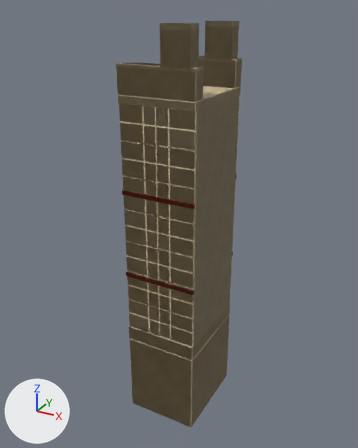
The glTF model app/assets/buildings/verona_gate_crossing_diagonal_link/verona_gate_crossing_diagonal_link.glb: old version first, new version second.
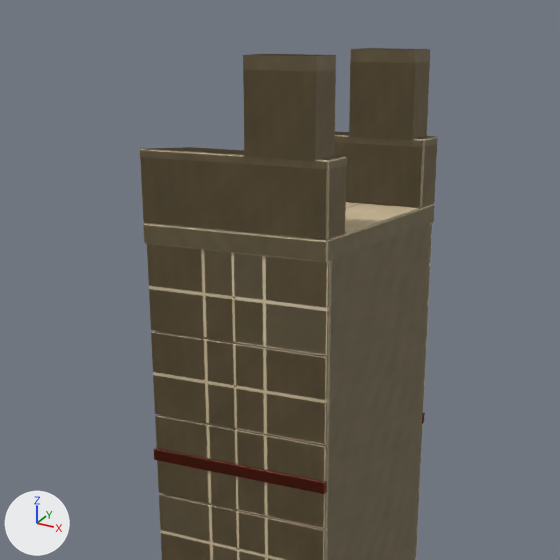
Each version appears first whole from a 50 mm lens placed at (12.02, -9.85, 8.1), pointed at (6.57, 0.06, 3.14), and next in a close-up on the part from 16% to 82% of the width and 0% to 53% of the height. The lights are fixed; the arrows at lower left show +X, +Y and +Z. The first two pictures are the older version. Where no turn or scale is listed for an object, it has been applied to the vertices. Vertices at exactly the same position are counted once.

The older version as bpy lines, for what is in view:
```python
ob_limestone_trim_001 = bpy.data.objects.new('Limestone_trim.001', me_walkway_limestone_trim_025)
ob_limestone_trim_001.location = (0.0, 0.0, 0.0)
ob_limestone_trim_002 = bpy.data.objects.new('Limestone_trim.002', me_walkway_limestone_trim_027)
ob_limestone_trim_002.location = (0.0, 0.0, 0.0)
ob_limestone_trim_003 = bpy.data.objects.new('Limestone_trim.003', me_walkway_limestone_trim_029)
ob_limestone_trim_003.location = (0.0, 0.0, 0.0)
ob_limewash_001 = bpy.data.objects.new('Limewash.001', me_wall_limewash_025)
ob_limewash_001.location = (0.0, 0.0, 0.0)
ob_travertine_001 = bpy.data.objects.new('Travertine.001', me_foundation_travertine_025)
ob_travertine_001.location = (0.0, 0.0, 0.0)
ob_travertine_002 = bpy.data.objects.new('Travertine.002', me_foundation_travertine_027)
ob_travertine_002.location = (0.0, 0.0, 0.0)
ob_travertine_003 = bpy.data.objects.new('Travertine.003', me_foundation_travertine_029)
ob_travertine_003.location = (0.0, 0.0, 0.0)
# also in view: 'Limewash.003' at (6.71, 0.0, 3.4); 'Limewash.002' at (6.69, 0.0, 3.4); 'Pompeian_red.003' at (6.68, 0.0, 3.16)
```
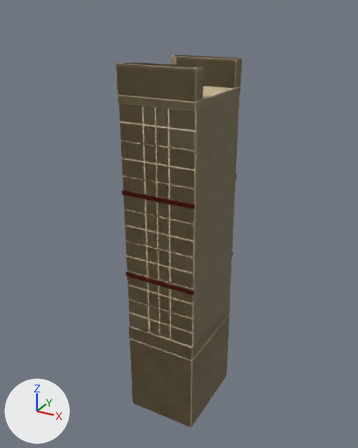
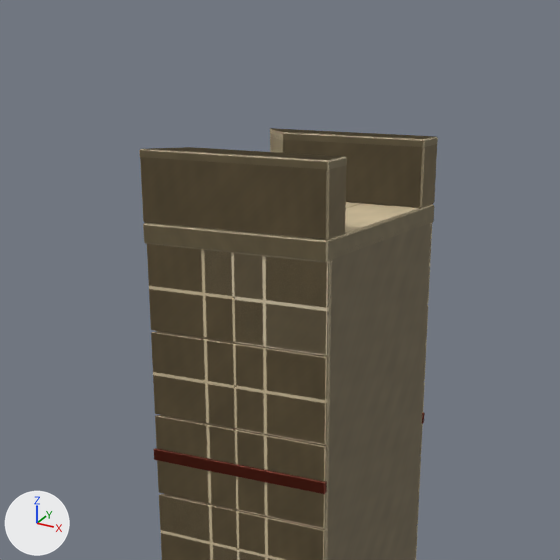
The change, as a list of edits to the scene's bpy script:
```text
Change me_walkway_limestone_trim_025:
    remove me_walkway_limestone_trim_025.from_pydata(...)  # 122 vertices, 228 faces; spans x 5.76..7.6, y -1.15..1.15, z 6.22..7.8
    add me_walkway_limestone_trim_025.from_pydata(...)  # 74 vertices, 140 faces; spans x 5.76..7.6, y -1.15..1.15, z 6.22..7.03
    me_walkway_limestone_trim_025 part 1: the loose piece of 24 vertices spanning x 6.82..7.48, y 0.81..1.15, z 7.69..7.8 is deleted
    me_walkway_limestone_trim_025 part 2: the loose piece of 24 vertices spanning x 6.82..7.48, y -1.15..-0.81, z 7.69..7.8 is deleted
Change me_foundation_travertine_025:
    remove me_foundation_travertine_025.from_pydata(...)  # 1882 vertices, 3460 faces; spans x 5.76..7.6, y -1.15..1.15, z -2.0..7.69
    add me_foundation_travertine_025.from_pydata(...)  # 1834 vertices, 3372 faces; spans x 5.76..7.6, y -1.15..1.15, z -2.0..6.98
    me_foundation_travertine_025 part 3: the loose piece of 24 vertices spanning x 6.82..7.48, y 0.81..1.15, z 6.98..7.69 is deleted
    me_foundation_travertine_025 part 4: the loose piece of 24 vertices spanning x 6.82..7.48, y -1.15..-0.81, z 6.98..7.69 is deleted
Change me_walkway_limestone_trim_027:
    remove me_walkway_limestone_trim_027.from_pydata(...)  # 90 vertices, 164 faces; spans x 5.76..7.6, y -1.15..1.15, z 6.22..7.8
    add me_walkway_limestone_trim_027.from_pydata(...)  # 74 vertices, 140 faces; spans x 5.76..7.6, y -1.15..1.15, z 6.22..7.03
    me_walkway_limestone_trim_027 part 5: the loose piece of 8 vertices spanning x 6.82..7.48, y 0.81..1.15, z 7.69..7.8 is deleted
    me_walkway_limestone_trim_027 part 6: the loose piece of 8 vertices spanning x 6.82..7.48, y -1.15..-0.81, z 7.69..7.8 is deleted
Change me_foundation_travertine_027:
    remove me_foundation_travertine_027.from_pydata(...)  # 456 vertices, 800 faces; spans x 5.76..7.6, y -1.15..1.15, z -2.0..7.69
    add me_foundation_travertine_027.from_pydata(...)  # 440 vertices, 776 faces; spans x 5.76..7.6, y -1.15..1.15, z -2.0..6.98
    me_foundation_travertine_027 part 7: the loose piece of 8 vertices spanning x 6.82..7.48, y 0.81..1.15, z 6.98..7.69 is deleted
    me_foundation_travertine_027 part 8: the loose piece of 8 vertices spanning x 6.82..7.48, y -1.15..-0.81, z 6.98..7.69 is deleted
Change me_walkway_limestone_trim_029:
    remove me_walkway_limestone_trim_029.from_pydata(...)  # 90 vertices, 164 faces; spans x 5.76..7.6, y -1.15..1.15, z 6.22..7.8
    add me_walkway_limestone_trim_029.from_pydata(...)  # 74 vertices, 140 faces; spans x 5.76..7.6, y -1.15..1.15, z 6.22..7.03
    me_walkway_limestone_trim_029 part 9: the loose piece of 8 vertices spanning x 6.82..7.48, y 0.81..1.15, z 7.69..7.8 is deleted
    me_walkway_limestone_trim_029 part 10: the loose piece of 8 vertices spanning x 6.82..7.48, y -1.15..-0.81, z 7.69..7.8 is deleted
Change me_foundation_travertine_029:
    remove me_foundation_travertine_029.from_pydata(...)  # 120 vertices, 224 faces; spans x 5.76..7.6, y -1.15..1.15, z -2.0..7.69
    add me_foundation_travertine_029.from_pydata(...)  # 104 vertices, 200 faces; spans x 5.76..7.6, y -1.15..1.15, z -2.0..6.98
    me_foundation_travertine_029 part 11: the loose piece of 8 vertices spanning x 6.82..7.48, y 0.81..1.15, z 6.98..7.69 is deleted
    me_foundation_travertine_029 part 12: the loose piece of 8 vertices spanning x 6.82..7.48, y -1.15..-0.81, z 6.98..7.69 is deleted
```

Boxes [x1, y1, x2, y2] around the edits, measured in the close-ups (560 x 560 px):
'Travertine.002', reshaped: before [141, 62, 437, 560]; after [141, 147, 437, 560]
'Travertine.001', reshaped: before [147, 65, 433, 560]; after [147, 134, 433, 560]
'Travertine.003', reshaped: before [140, 62, 437, 240]; after [140, 140, 437, 240]
'Limestone_trim.002', reshaped: before [139, 48, 437, 169]; after [139, 128, 438, 262]
'Limestone_trim.001', reshaped (not visible afterwards): before [140, 48, 437, 262]
'Limestone_trim.003', reshaped (not visible afterwards): before [146, 49, 438, 169]
part 1 of me_walkway_limestone_trim_025, deleted: before [352, 48, 430, 61]
part 2 of me_walkway_limestone_trim_025, deleted (brown): before [245, 54, 335, 69]
part 3 of me_foundation_travertine_025, deleted (brown): before [351, 65, 429, 141]
part 4 of me_foundation_travertine_025, deleted (brown): before [246, 73, 334, 162]
part 5 of me_walkway_limestone_trim_027, deleted (brown): before [351, 48, 430, 62]
part 6 of me_walkway_limestone_trim_027, deleted: before [251, 54, 336, 71]
part 7 of me_foundation_travertine_027, deleted (brown): before [352, 62, 430, 144]
part 8 of me_foundation_travertine_027, deleted (brown): before [246, 70, 336, 166]
part 9 of me_walkway_limestone_trim_029, deleted (brown): before [352, 49, 430, 63]
part 10 of me_walkway_limestone_trim_029, deleted (brown): before [243, 55, 335, 71]
part 11 of me_foundation_travertine_029, deleted (brown): before [349, 62, 415, 138]
part 12 of me_foundation_travertine_029, deleted (brown): before [243, 70, 316, 157]
